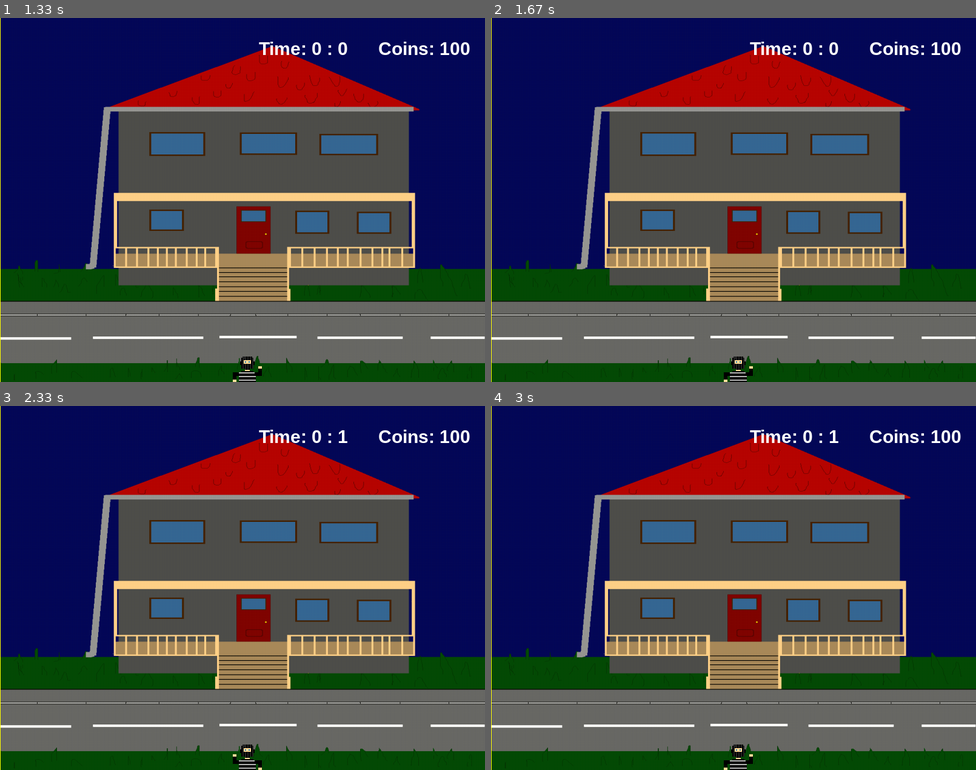
Above: before the commit, frames 1-4 (two rows, left to right).
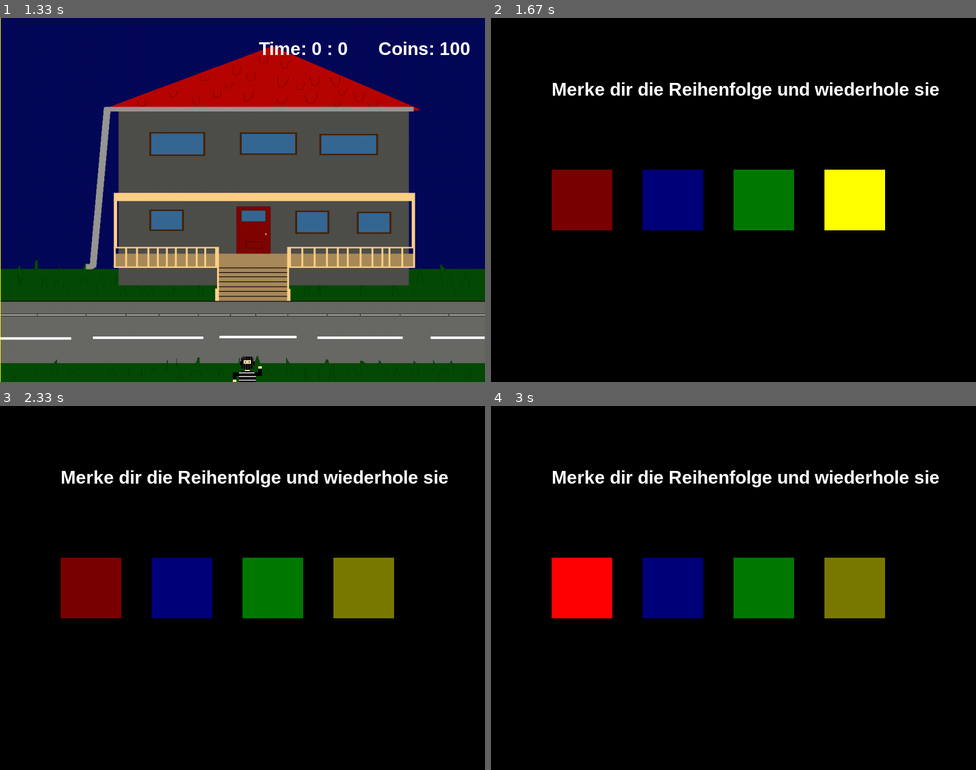
Above: after the commit, the same moments.

Repository: 25-26-1AHIF/pygameproject-rauber_david_jonas
Game: pygame game, started from game/main.py
The game is run twice, just before and just after one commit, with the same random seed, the same clock (stepped at 60 frames per second) and the same inputs.
Inputs (mouse positions are in pixels of both pictures, inside the frame that each line leads up to):
- Up to frame 1 (1.33 s): click "Starten" at 0.38 s; click "Easy" at 1.22 s
- Up to frame 2 (1.67 s): click (782, 265) at 1.55 s
- Up to frame 3 (2.33 s): no input
- Up to frame 4 (3 s): no input

Frame 1 is identical in both runs. In frame 2, 100% of the frame differs, in the area x 0-100%, y 0-100%; in frame 3, 100%; in frame 4, 100%.

Commit message:
hitboxen türen

Diff:
--- a/game/objects/Screens/Play_Screen.py
+++ b/game/objects/Screens/Play_Screen.py
@@ -5,6 +5,7 @@
 from objects.player import Player
 from objects.Coins import Coins
 from objects.Uhr import Uhr
+
 
 def play_screen(screen: pygame.Surface, clock: pygame.time.Clock):
     pygame.init()
@@ -18,42 +19,71 @@
     )
     frame_counter = 0
 
-
     straße = Bilder("../assats/Bilder/Häuser_reihe_fertig.png", 1, pygame.Rect(0, 0, 6144, 1024), 80)
     straße.load_spritesheet()
     orginal_straße = straße.images
-    groesse_straße = (gv.SCREEN_WIDTH*6, gv.SCREEN_HIGHT)
-    straße.images = [pygame.transform.smoothscale(img, groesse_straße) for img in orginal_straße]  # mit KI
+
+    bg_width = gv.SCREEN_WIDTH * 6
+    bg_height = gv.SCREEN_HIGHT
+    groesse_straße = (bg_width, bg_height)
+    straße.images = [pygame.transform.smoothscale(img, groesse_straße) for img in orginal_straße]
     x_pos_hintergrund = 1
     coins = Coins(screen)
     uhr = Uhr(screen)
+
+    tueren_relativ = [
+        (0.080, 0.55, 0.04, 0.25),
+        (0.245, 0.55, 0.04, 0.25),
+        (0.405, 0.55, 0.04, 0.25),
+        (0.745, 0.55, 0.04, 0.25),
+        (0.915, 0.55, 0.04, 0.25)
+    ]
 
     while True:
         for event in pygame.event.get():
             if event.type == pygame.QUIT:
                 return GameScreens.EXIT
+
             if event.type == pygame.KEYDOWN:
                 if event.key == pygame.K_SPACE:
                     return GameScreens.PAUSED
                 if event.key == pygame.K_ESCAPE:
                     return GameScreens.MAIN
-
                 if event.key == pygame.K_q:
-                    return GameScreens.RIDDLE1 # TODO
+                    return GameScreens.RIDDLE1
                 if event.key == pygame.K_e:
                     return GameScreens.RIDDLE2
-            pressed_keys = pygame.key.get_pressed()
-            if pressed_keys[pygame.K_a] or pressed_keys[pygame.K_LEFT]:
-                if x_pos_hintergrund < -10:
-                    x_pos_hintergrund += 10
-            if pressed_keys[pygame.K_d] or pressed_keys[pygame.K_RIGHT]:
-                if x_pos_hintergrund > -6134:
-                    x_pos_hintergrund += -10
+
+            if event.type == pygame.MOUSEBUTTONDOWN and event.button == 1:
+                mx, my = event.pos
+                bg_click_x = mx - x_pos_hintergrund
+                bg_click_y = my
+
+                for tx, ty, tw, th in tueren_relativ:
+                    door_rect = pygame.Rect(
+                        tx * bg_width,
+                        ty * bg_height,
+                        tw * bg_width,
+                        th * bg_height
+                    )
+
+                    if door_rect.collidepoint(bg_click_x, bg_click_y):
+                        return GameScreens.RIDDLE1
+
+        pressed_keys = pygame.key.get_pressed()
+        if pressed_keys[pygame.K_a] or pressed_keys[pygame.K_LEFT]:
+            if x_pos_hintergrund < -10:
+                x_pos_hintergrund += 10
+        if pressed_keys[pygame.K_d] or pressed_keys[pygame.K_RIGHT]:
+            if x_pos_hintergrund > -6134:
+                x_pos_hintergrund -= 10
 
         screen.fill("yellow")
-        straße.draw(screen,x_pos_hintergrund, 0, frame_counter)
-        player.update_and_draw(max_x_pos=gv.SCREEN_WIDTH/2, min_x_pos=gv.SCREEN_WIDTH/2-1, max_y_pos=gv.SCREEN_HIGHT, min_y_pos=gv.SCREEN_HIGHT/3*2)
+        straße.draw(screen, x_pos_hintergrund, 0, frame_counter)
+        player.update_and_draw(max_x_pos=gv.SCREEN_WIDTH / 2, min_x_pos=gv.SCREEN_WIDTH / 2 - 1,
+                               max_y_pos=gv.SCREEN_HIGHT, min_y_pos=gv.SCREEN_HIGHT / 3 * 2)
         coins.show_coins()
         uhr.uhr_update()
+
         pygame.display.flip()
         clock.tick(gv.FPS)
